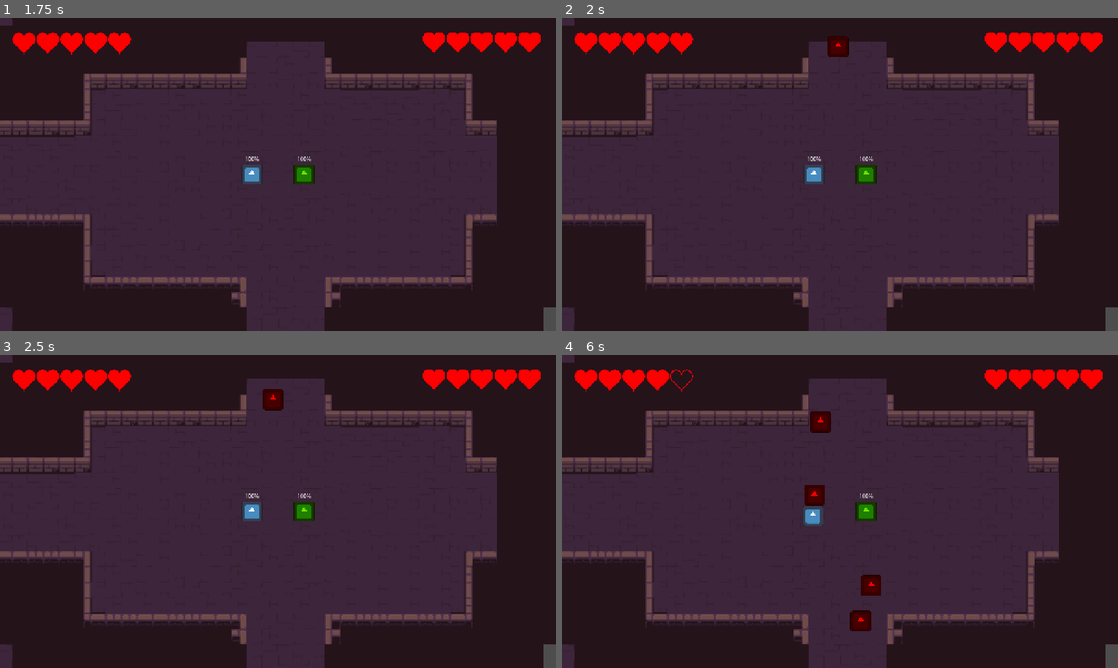
Above: before the commit, frames 1-4 (two rows, left to right).
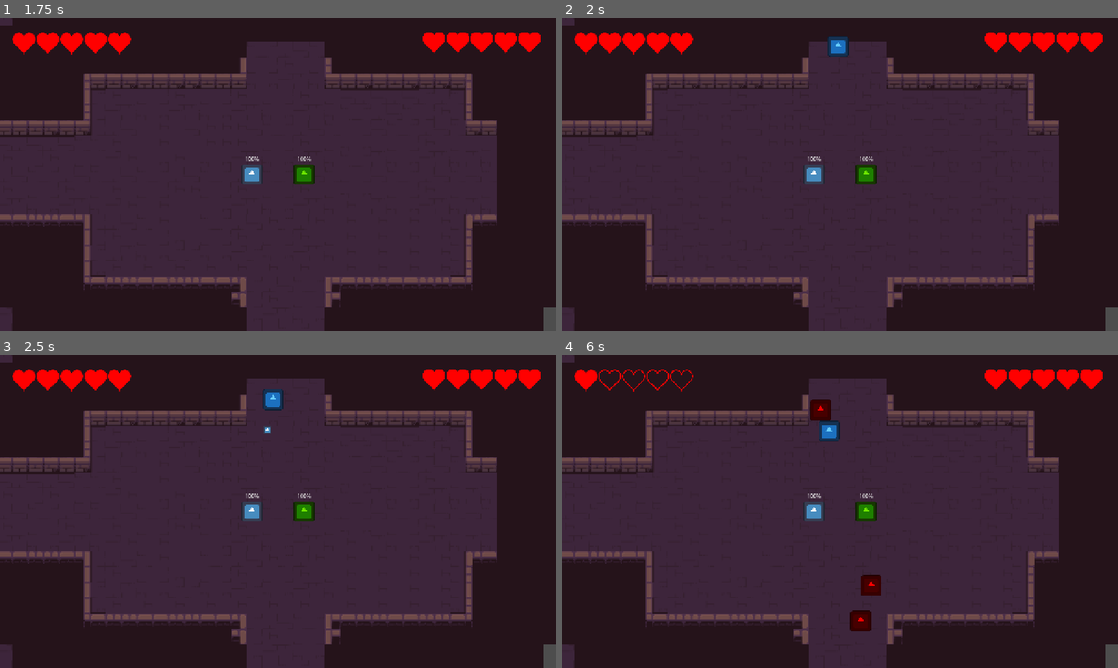
Above: after the commit, the same moments.

Repository: Herovero/CandlesOut
Game: Godot game, scene res://Scenes/main.tscn
The game is run twice, just before and just after one commit, with the same random seed, the same clock (stepped at 60 frames per second) and the same inputs. The engine's default icon, where the game draws it, is replaced by a stand-in: a white triangle on a blue panel in a dark square.
Inputs:
- Up to frame 1 (1.75 s): tap Enter at 0.5 s; tap Space at 1.25 s
- Up to frame 2 (2 s): no input
- Up to frame 3 (2.5 s): no input
- Up to frame 4 (6 s): no input

Frame 1 is identical in both runs. In frame 2, 0.3% of the frame differs, in the area x 47-52%, y 5-13%; in frame 3, 0.3%; in frame 4, 1.3%, in the area x 6-50%, y 4-55%.

Commit message:
more wave stuff

Diff:
--- a/Scripts/Spawners/wave_manager.gd
+++ b/Scripts/Spawners/wave_manager.gd
@@ -3,11 +3,11 @@
 @onready var spawn_timer = $Timer  # add a Timer node as child of WaveManager
 const WAVE_DATA = {
 	1: [
-		{"scene": preload("res://Scenes/enemy_test.tscn"), "count": 10},
+		{"scene": preload("res://Scenes/enemy_ranged.tscn"), "count": 10},
 		{"scene": preload("res://Scenes/enemy_test.tscn"), "count": 20},
 		],
 	2: [
-		{"scene": preload("res://Scenes/enemy_test.tscn"), "count": 15},
+		{"scene": preload("res://Scenes/enemy_ranged.tscn"), "count": 15},
 		{"scene": preload("res://Scenes/enemy_test.tscn"), "count": 30},
 	]
 }
